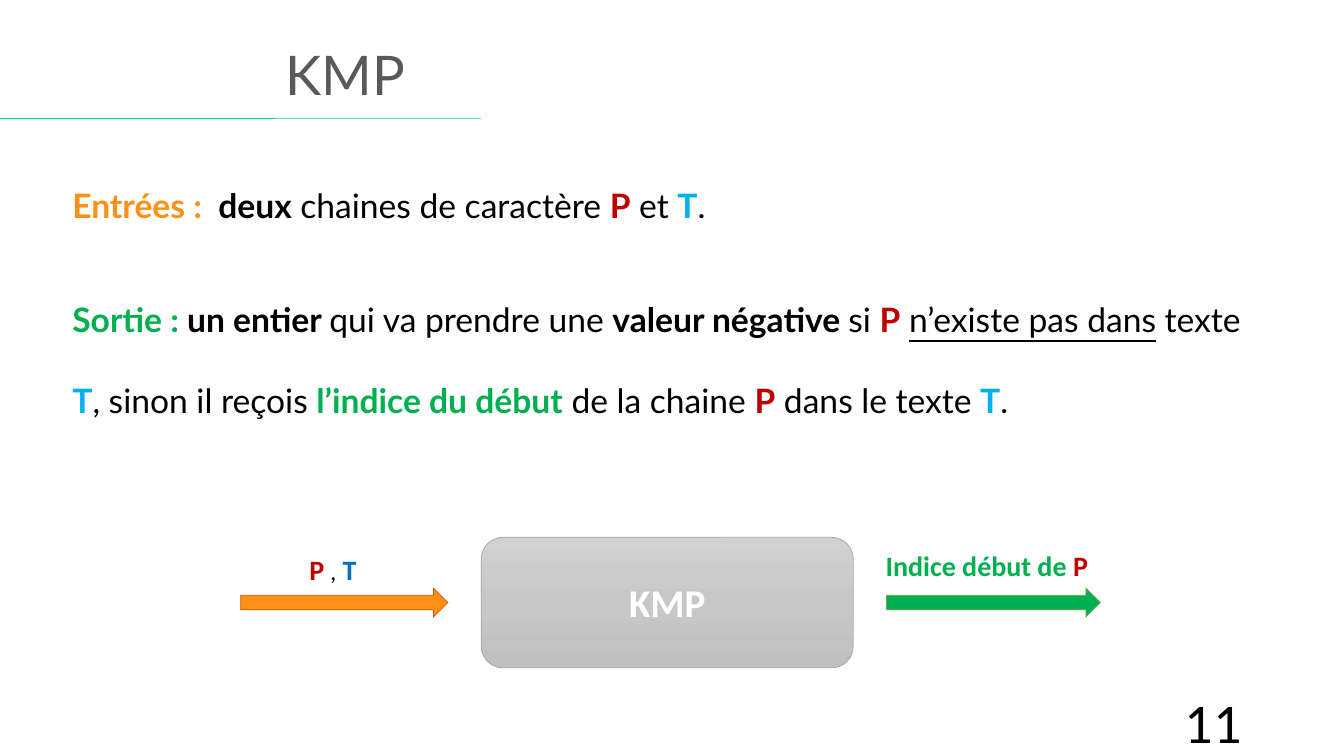
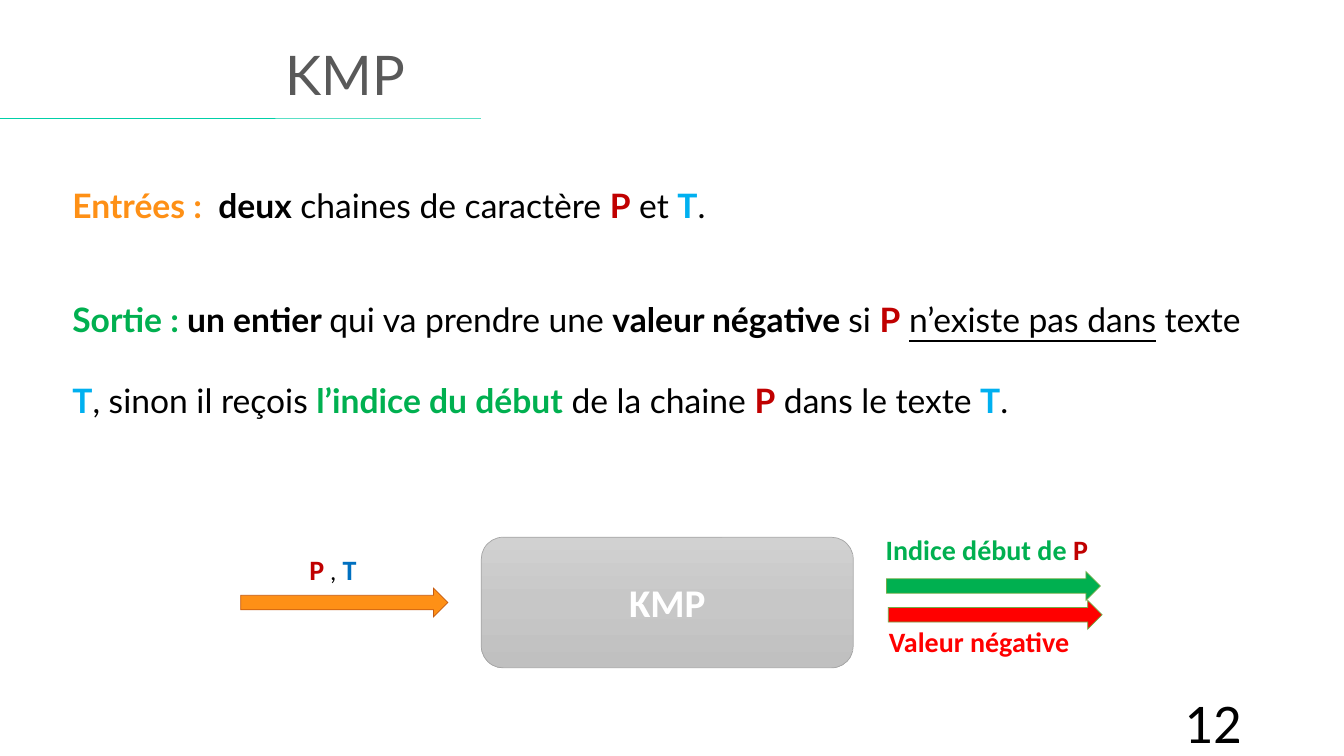
Before and after one commit to web-ai-master/academic-projects, a slide deck: slide 12 of CA/Project/Presentation-Projet-KMP.pptx (slide 11 before the commit). Drawn at 1344x756 pixels with LibreOffice and Linux fonts; fonts in the diff are those of the drawing. Boxes give left, top, right and bottom in pixels: in the first picture for what was removed or moved away, otherwise in the second. Text is boxed around its words. In the diff, an @@ line names an element or a change of style, - is before the commit and + after.

```diff
--- a/CA/Project/Presentation-Projet-KMP.pptx
+++ b/CA/Project/Presentation-Projet-KMP.pptx
@@ text "Indice début de P": place and size @@
-text "Indice début de P" at box(886, 556, 1088, 577)
+text "Indice début de P" at box(886, 540, 1088, 561)
@@ right arrow: place and size @@
-right arrow at box(887, 588, 1101, 617)
+right arrow at box(887, 572, 1101, 601)
@@ right arrow added at box(888, 601, 1102, 630), fill #FF0000, outline #70AD47 0.5 pt @@
@@ text added at box(889, 632, 1069, 657), 20 pt, text #FF0000, bold @@
+Valeur négative
@@ page number at box(1185, 706, 1242, 743): text changed @@
-11
+12
```
Also in this commit, not shown: 7 other slides changed, 1 slide added, 6 other files.
